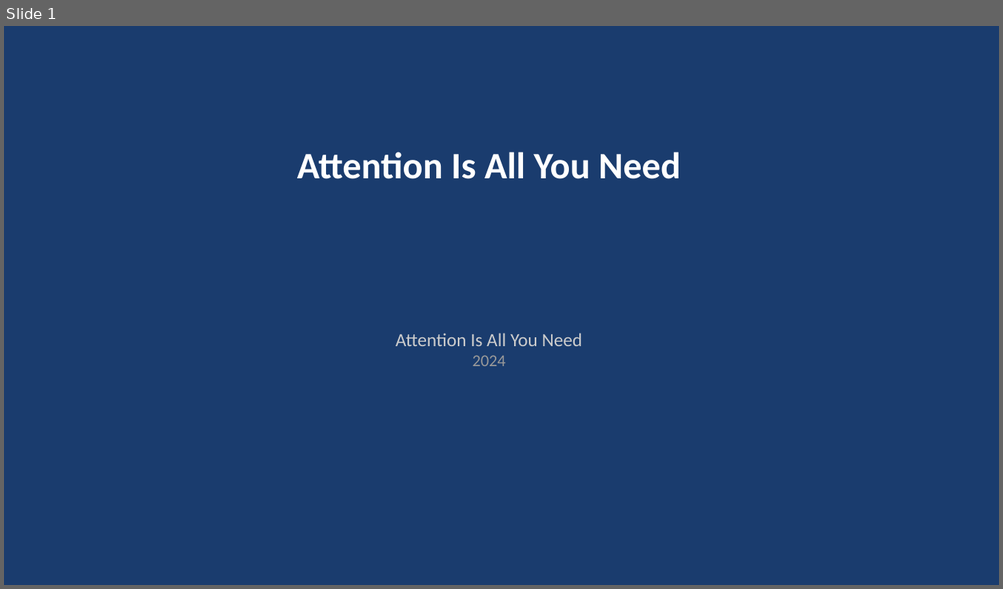
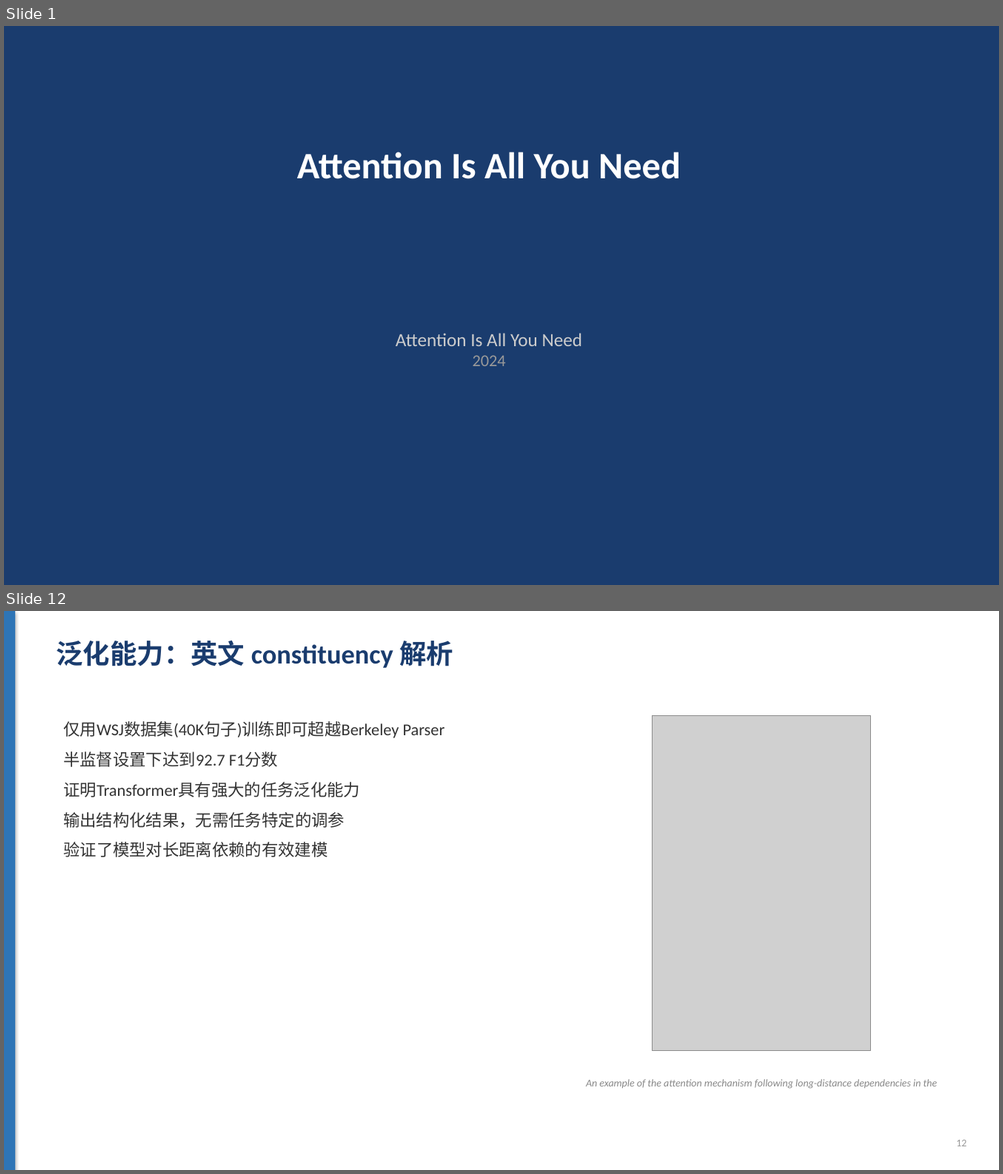
Before and after one commit to bcefghj/scholarflow, a slide deck: examples/attention_is_all_you_need/slides.pptx. Shown one above the other, each under a label of ours: slide 1 before the commit, slides 1 and 12 after it; the slides between them are not shown. The pictures are 1003x589 and 1003x1174 pixels, drawn with LibreOffice and Linux fonts; fonts in the diff are those of the drawing; grey boxes stand for pictures. Boxes give left, top, right and bottom in pixels: in the first picture for what was removed or moved away, otherwise in the second. Text is boxed around its words. In the diff, an @@ line names an element or a change of style, - is before the commit and + after.

```diff
--- a/examples/attention_is_all_you_need/slides.pptx
+++ b/examples/attention_is_all_you_need/slides.pptx
@@ slide 12 added at (x1=4, y1=611, x2=999, y2=1170), background #FFFFFF @@
@@ rectangle added at (x1=4, y1=611, x2=15, y2=1170), fill #2E75B6 @@
@@ text added at (x1=56, y1=641, x2=453, y2=668), 26 pt, text #1A3C6E, bold @@
+泛化能力：英文 constituency 解析
@@ text added at (x1=63, y1=721, x2=445, y2=857), 16 pt, text #333333 @@
+仅用WSJ数据集(40K句子)训练即可超越Berkeley Parser
+半监督设置下达到92.7 F1分数
+证明Transformer具有强大的任务泛化能力
+输出结构化结果，无需任务特定的调参
+验证了模型对长距离依赖的有效建模
@@ picture added at (x1=652, y1=715, x2=871, y2=1051) @@
@@ text added at (x1=586, y1=1079, x2=937, y2=1089), 10 pt, text #888888, italic @@
+An example of the attention mechanism following long-distance dependencies in the
@@ text added at (x1=956, y1=1140, x2=966, y2=1147), 10 pt, text #999999 @@
+12
```
Also in this commit, not shown: 8 slides changed, 4 other slides added, 4 slides removed, 39 other files.
